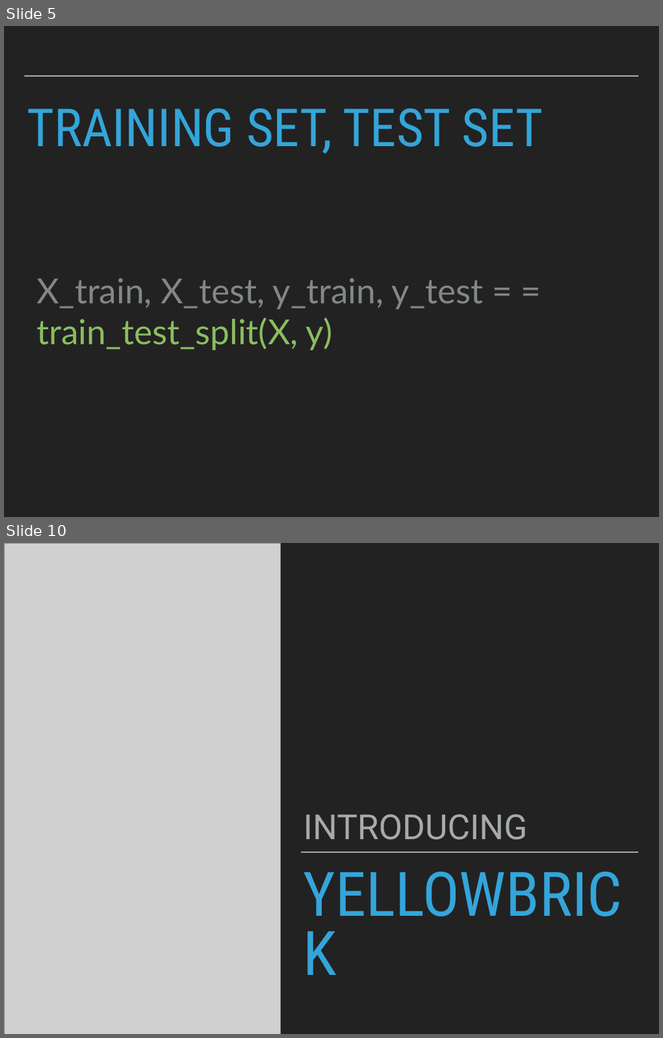
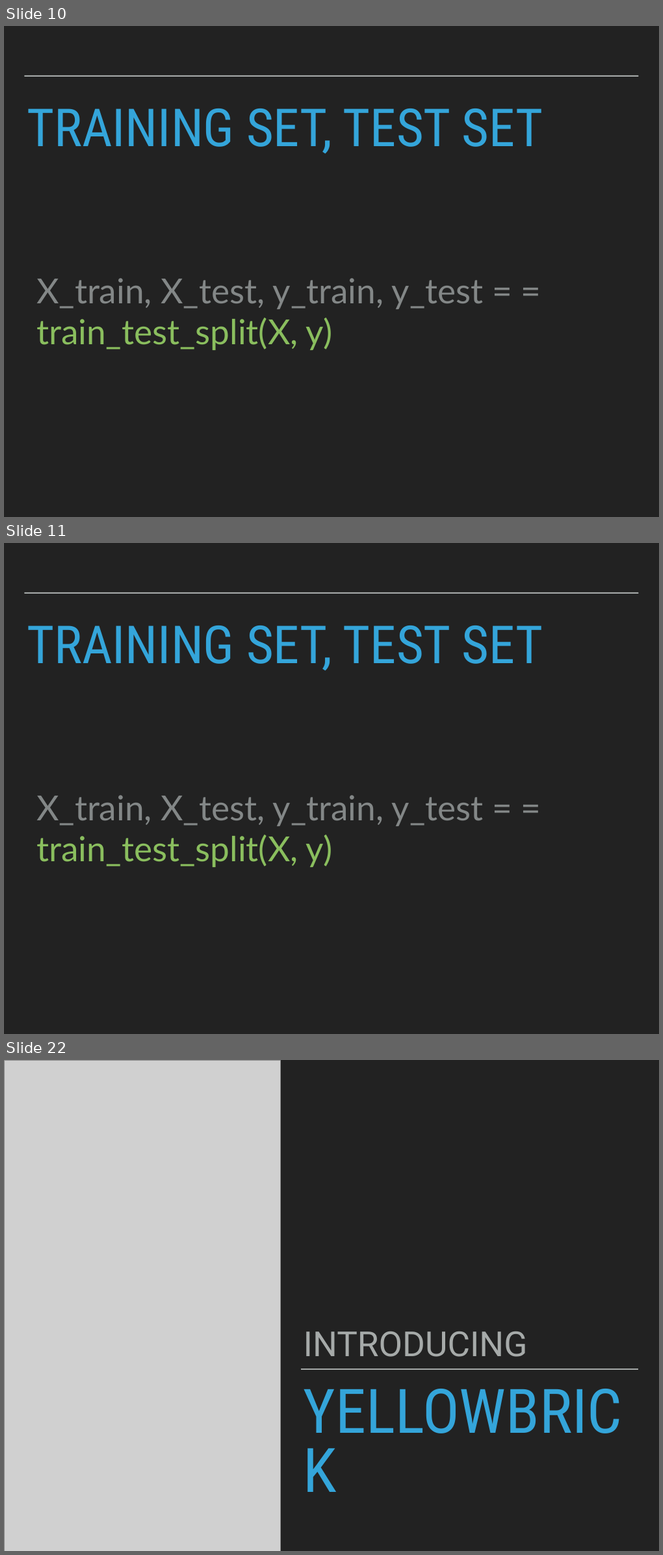
Before and after one commit to patricks1/noble-machine-learning, a slide deck: Session2/Session2_Slides.pptx. Shown one above the other, each under a label of ours: slides 5 and 10 before the commit, slides 10, 11 and 22 after it; the slides between them are not shown. The pictures are 663x1038 and 663x1555 pixels, drawn with LibreOffice and Linux fonts; fonts in the diff are those of the drawing; grey boxes stand for pictures. Boxes give left, top, right and bottom in pixels: in the first picture for what was removed or moved away, otherwise in the second. Text is boxed around its words. In the diff, an @@ line names an element or a change of style, - is before the commit and + after.

```diff
--- a/Session2/Session2_Slides.pptx
+++ b/Session2/Session2_Slides.pptx
@@ slide 11 added at <box>4,543,659,1034</box>, background #222222; not listed: 1 template element that a slide beside it also shows @@
@@ title added at <box>27,626,544,671</box>, 82 pt, text #34A5DA @@
+TRAINING SET, TEST SET
@@ text added at <box>36,795,484,867</box>, 54 pt, text #838787 @@
+X_train, X_test, y_train, y_test = = train_test_split(X, y)
@@ what was slide 5 is now slide 10 @@
@@ what was slide 10 is now slide 22 @@
```
Also in this commit, not shown: 4 slides changed, 38 other slides added, 25 slides removed, 3 other files.
